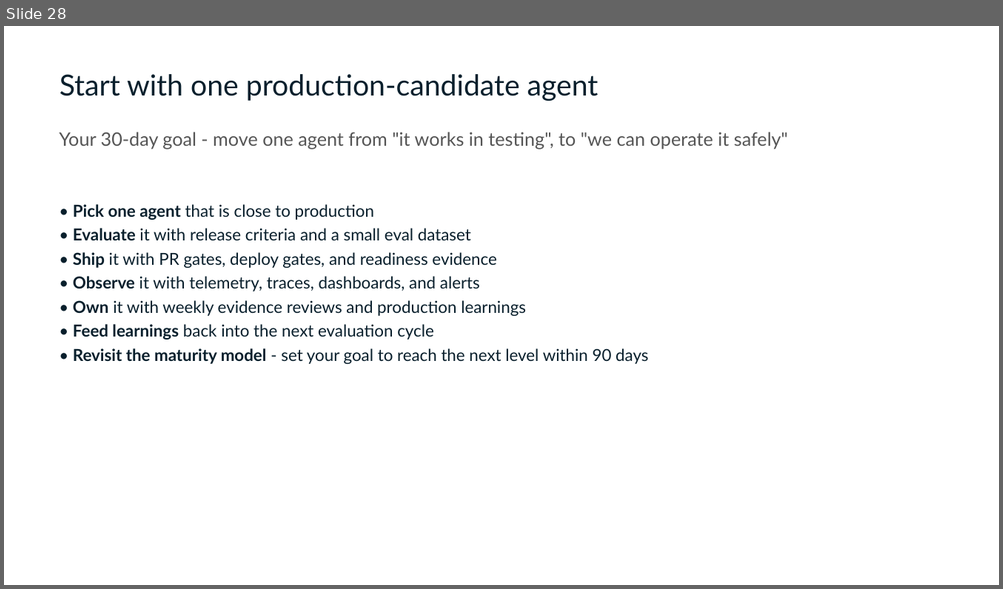
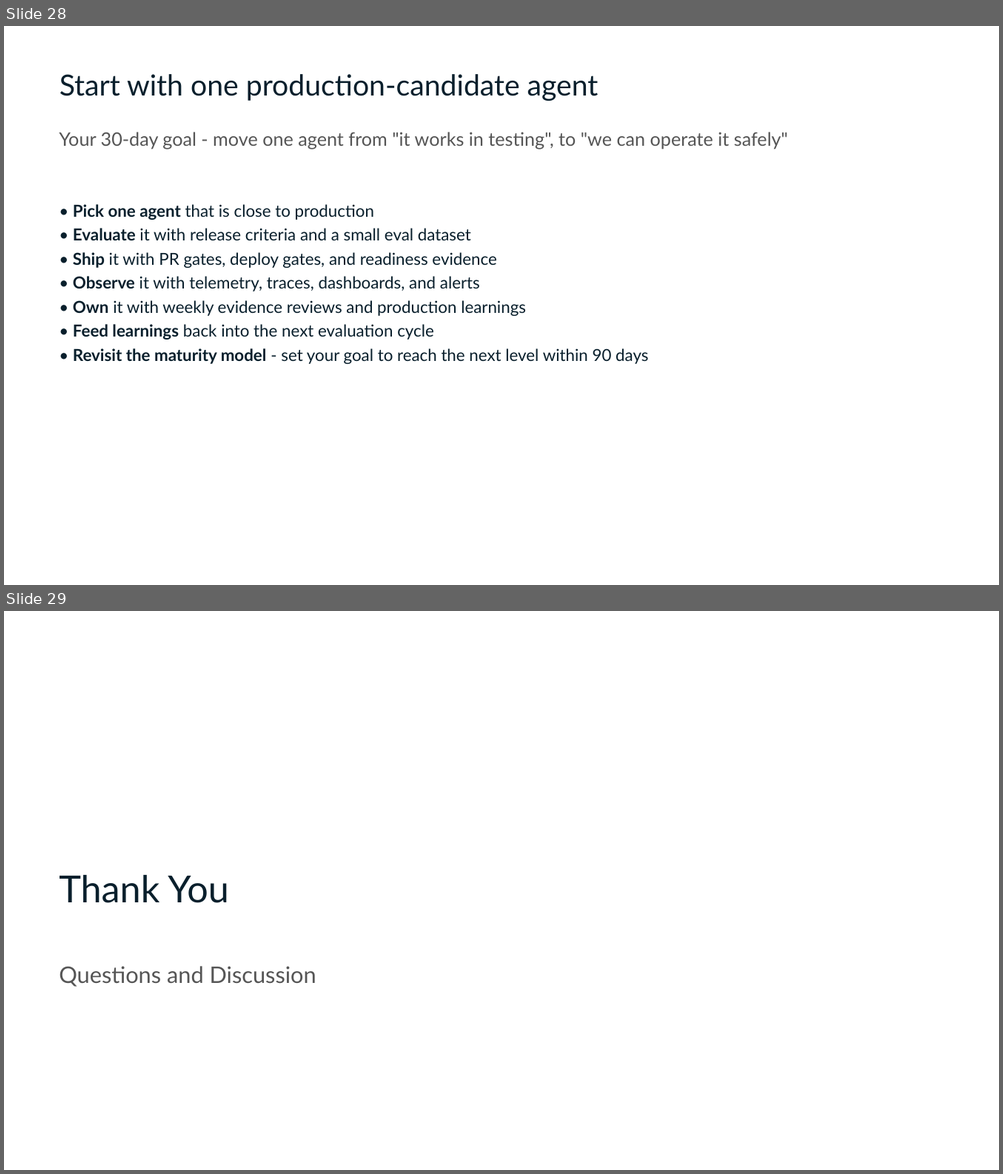
Before and after one commit to Azure/agentops-workshop, a slide deck: short/slides.pptx. Shown one above the other, each under a label of ours: slide 28 before the commit, slides 28 and 29 after it. The pictures are 1003x589 and 1003x1174 pixels, drawn with LibreOffice and Linux fonts; fonts in the diff are those of the drawing. Boxes give left, top, right and bottom in pixels: in the first picture for what was removed or moved away, otherwise in the second. Text is boxed around its words. In the diff, an @@ line names an element or a change of style, - is before the commit and + after.

```diff
--- a/short/slides.pptx
+++ b/short/slides.pptx
@@ slide 29 added at (x1=4, y1=611, x2=999, y2=1170), background #FFFFFF @@
@@ text added at (x1=59, y1=875, x2=229, y2=903), 36 pt, text #091F2C @@
+Thank You
@@ text added at (x1=59, y1=966, x2=316, y2=987), 22 pt, text #555555 @@
+Questions and Discussion
```
Also in this commit, not shown: 1 other slide added, 1 slide removed, 1 other file.
